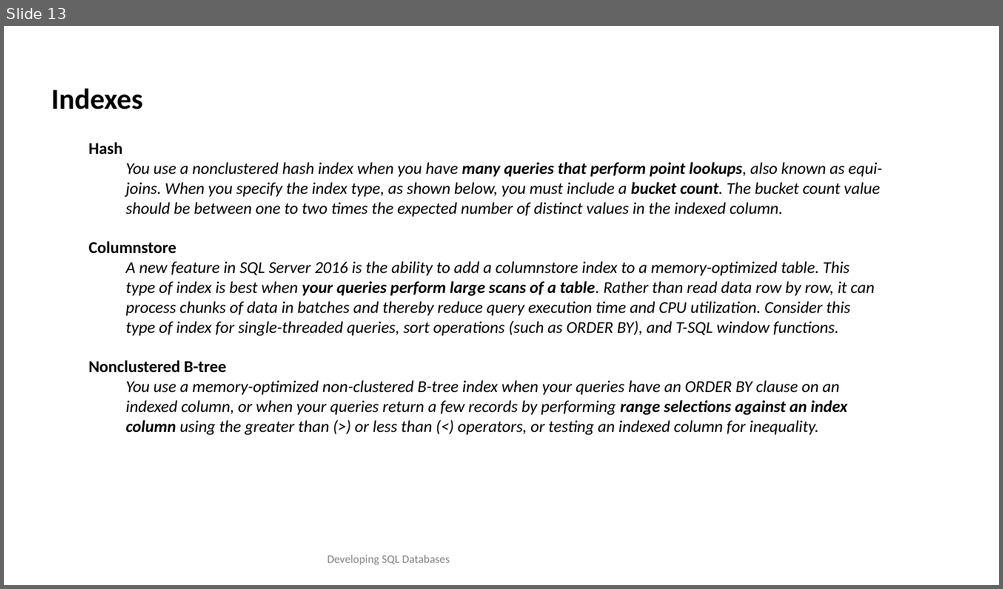
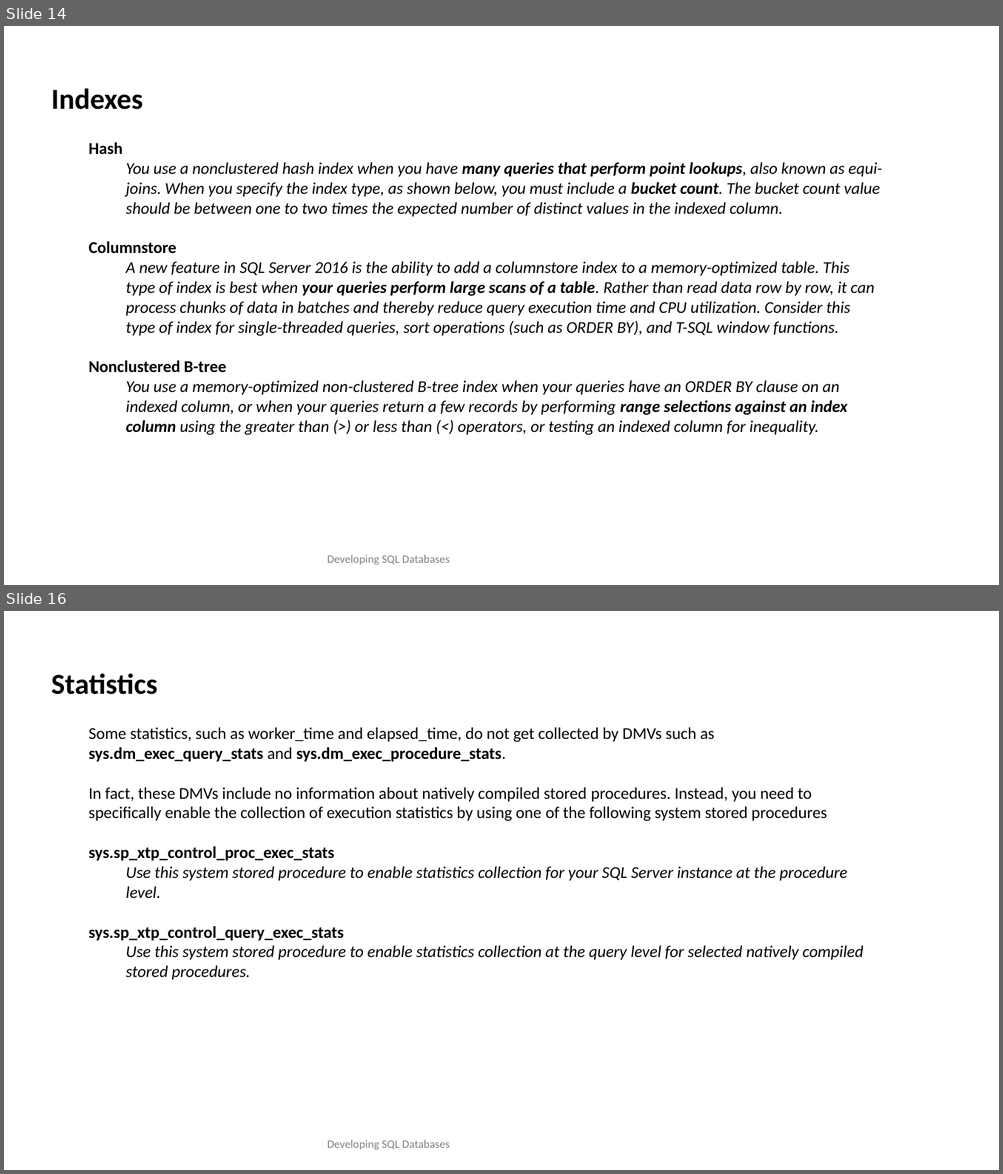
Before and after one commit to TKostyrka/70762DevSQLDB, a slide deck: DEVSQL_10_MemoryOptimized/DEVSQL_10_MemoryOptimized.pptx. Shown one above the other, each under a label of ours: slide 13 before the commit, slides 14 and 16 after it; the slides between them are not shown. The pictures are 1003x589 and 1003x1174 pixels, drawn with LibreOffice and Linux fonts; fonts in the diff are those of the drawing. Boxes give left, top, right and bottom in pixels: in the first picture for what was removed or moved away, otherwise in the second. Text is boxed around its words. In the diff, an @@ line names an element or a change of style, - is before the commit and + after.

```diff
--- a/DEVSQL_10_MemoryOptimized/DEVSQL_10_MemoryOptimized.pptx
+++ b/DEVSQL_10_MemoryOptimized/DEVSQL_10_MemoryOptimized.pptx
@@ slide 16 added at <box>4,611,999,1170</box>, background #FFFFFF @@
@@ text added at <box>51,673,863,980</box>, 16 pt, text #000000 @@
+Statistics
+  Some statistics, such as worker_time and elapsed_time, do not get collected by DMVs such as sys.dm_exec_query_stats and sys.dm_exec_procedure_stats.
+  In fact, these DMVs include no information about natively compiled stored procedures. Instead, you need to specifically enable the collection of execution statistics by using one of the following system stored procedures
+  sys.sp_xtp_control_proc_exec_stats
+    Use this system stored procedure to enable statistics collection for your SQL Server instance at the procedure level.
+  sys.sp_xtp_control_query_exec_stats
+    Use this system stored procedure to enable statistics collection at the query level for selected natively compiled stored procedures.
@@ text added at <box>327,1140,449,1150</box>, 11 pt, text #808080 @@
+Developing SQL Databases
@@ what was slide 13 is now slide 14 @@
```
Also in this commit, not shown: 5 slides changed, 2 other slides added, 12 other files.
